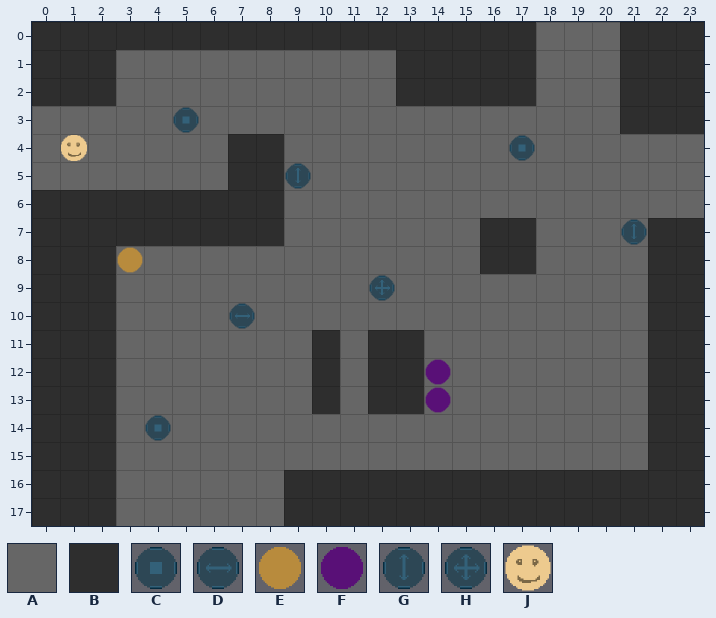
Tiled map -- android/assets/maps/mapWNES.tmx. The picture above was drawn from the file before the commit.
Cells are 64x64 px. Shown: x 0..23, y 0..17.
Key: from "tilset": A 0, B 1, C 2, D 3, E 4, F 5, G 6, H 7, J 8.
_ is an empty cell.
Layer "bg" before, first column x 0:
 0 BBBBBBBBBBBBBBBBBBAAABBB
 1 BBBAAAAAAAAAABBBBBAAABBB
 2 BBBAAAAAAAAAABBBBBAAABBB
 3 AAAAAAAAAAAAAAAAAAAAABBB
 4 AAAAAAABBAAAAAAAAAAAAAAA
 5 AAAAAAABBAAAAAAAAAAAAAAA
 6 BBBBBBBBBAAAAAAAAAAAAAAA
 7 BBBBBBBBBAAAAAAABBAAAABB
 8 BBBAAAAAAAAAAAAABBAAAABB
 9 BBBAAAAAAAAAAAAAAAAAAABB
10 BBBAAAAAAAAAAAAAAAAAAABB
11 BBBAAAAAAABABBAAAAAAAABB
12 BBBAAAAAAABABBAAAAAAAABB
13 BBBAAAAAAABABBAAAAAAAABB
14 BBBAAAAAAAAAAAAAAAAAAABB
15 BBBAAAAAAAAAAAAAAAAAAABB
16 BBBAAAAAABBBBBBBBBBBBBBB
17 BBBAAAAAABBBBBBBBBBBBBBB
Layer "fg" before, first column x 0:
 0 ________________________
 1 ________________________
 2 ________________________
 3 _____C__________________
 4 _J_______________C______
 5 _________G______________
 6 ________________________
 7 _____________________G__
 8 ___E____________________
 9 ____________H___________
10 _______D________________
11 ________________________
12 ______________F_________
13 ______________F_________
14 ____C___________________
15 ________________________
16 ________________________
17 ________________________
After:
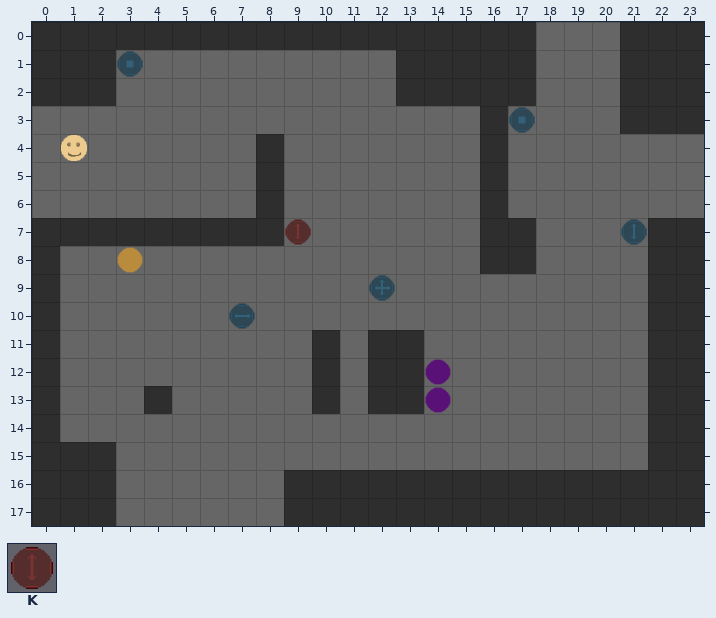
Further tiles: from "tilset": K 14.
Diff:
Layer "bg":
Tile B becomes tile A in rows 4 to 5 at x 7; in row 6 at x 0 to 7; in rows 8 to 14 at x 1 to 2.
Tile A becomes tile B in rows 3 to 6 at x 16; in row 13 at x 4.
Layer "fg":
The author put tile C in row 1 at x 3; in row 3 at x 17.
The author put tile K in row 7 at x 9.
Tile C is gone in row 3 at x 5; in row 4 at x 17; in row 14 at x 4.
Tile G is gone in row 5 at x 9.
Changed places in both pictures, as pixel boxes (x1, y1, x2, y2):
added: (117, 51, 143, 77)
removed: (173, 107, 199, 133)
changed: (480, 106, 535, 218)
changed: (32, 134, 256, 218)
removed: (285, 163, 311, 189)
added: (285, 219, 311, 245)
changed: (60, 246, 116, 442)
changed: (144, 386, 172, 441)
